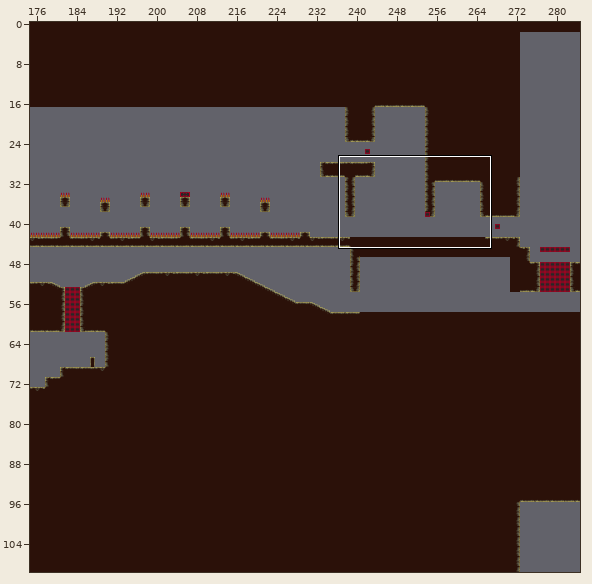
Tiled map -- maps/rooms/maps/map_mountain01.tmx. Above: a wide view before the commit, with the close-up outlined.
Close-up. The starting point:
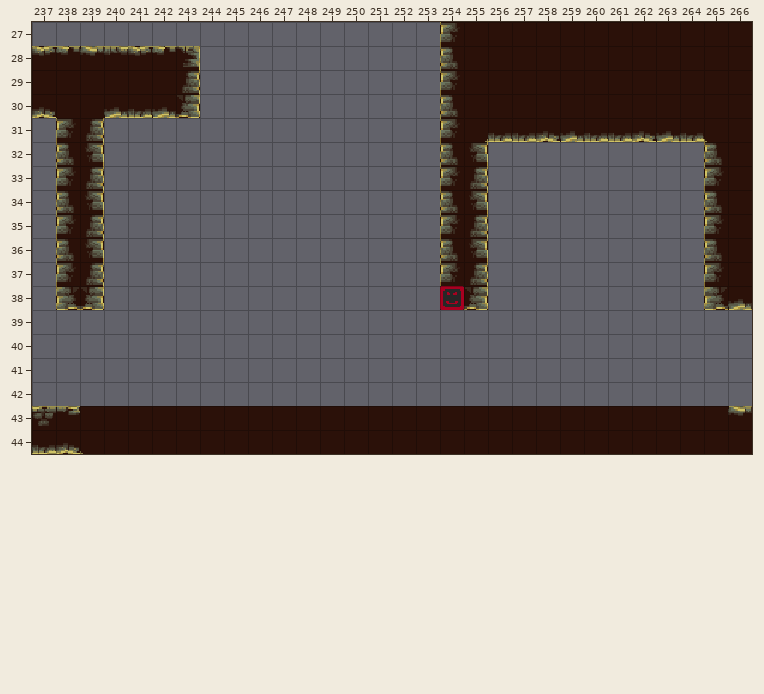
Cells are 16x16 px. Shown: x 237..266, y 27..44. The commit also changed other parts of the map, which this record leaves out.
Now the later version:
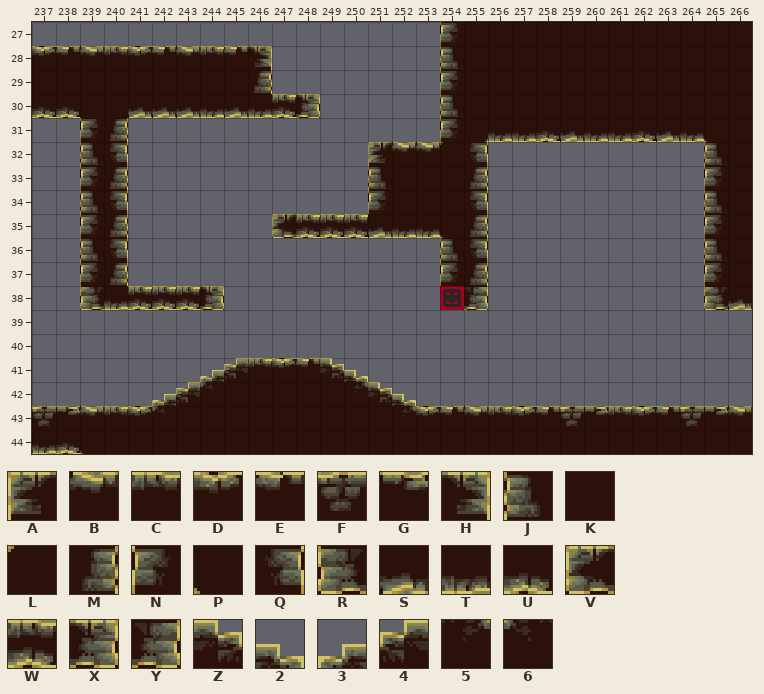
Key: from "tiles0": A 0, B 1, C 2, D 3, E 4, F 5, G 6, H 7, J 16, K 17, L 21, M 23, N 32, P 37, Q 39, R 48, S 49, T 50, U 51, V 52, W 53, X 54, Y 55, Z 136, 2 137, 3 140, 4 141, 5 153, 6 156.
_ is an empty cell.
From old to new:
Layer "front":
There is now tile 2 in row 41 at x 250; in row 42 at x 252.
There is now tile 3 in row 41 at x 244; in row 42 at x 242.
There is now tile 4 in row 41 at x 245; in row 42 at x 243.
The edit turns tile K into tile 5 in row 43 at x 252.
There is now tile 5 in row 42 at x 250.
The edit turns tile K into tile 6 in row 43 at x 242.
There is now tile 6 in row 42 at x 244.
There is now tile A in row 32 at x 251.
The edit turns tile H into tile B in row 28 at x 243.
The edit turns tile K into tile B in row 43 at x 239 and 255.
There is now tile B in row 32 at x 252 to 253.
The edit turns tile K into tile C in row 43 at x 240, 256 and 261.
There is now tile C in row 28 at x 244; in row 41 at x 246.
The edit turns tile K into tile D in row 43 at x 241, 253, 257 and 262.
There is now tile D in row 41 at x 247.
The edit turns tile K into tile E in row 43 at x 254, 258 and 263.
There is now tile E in row 28 at x 245; in row 41 at x 248.
The edit turns tile K into tile F in row 43 at x 259 and 264.
The edit turns tile K into tile G in row 43 at x 260 and 265.
There is now tile H in row 28 at x 246.
The edit turns tile Q into tile J in row 32 at x 239; in row 34 at x 239; in row 36 at x 239.
There is now tile J in row 33 at x 251.
The edit turns tile J into tile K in row 34 at x 254.
The edit turns tile M into tile K in row 29 at x 243.
The edit turns tile N into tile K in row 33 at x 254.
The edit turns tile S into tile K in row 30 at x 240.
There is now tile K in row 29 at x 244 to 245; in rows 33 to 34 at x 252 to 253; in row 42 at x 245 to 249.
The edit turns tile J into tile L in row 32 at x 254.
There is now tile M in row 29 at x 246; in row 31 at x 240; in row 33 at x 240; in row 35 at x 240; in row 37 at x 240.
The edit turns tile M into tile N in row 31 at x 239; in row 33 at x 239; in row 35 at x 239; in row 37 at x 239.
There is now tile N in row 34 at x 251.
The edit turns tile N into tile P in row 35 at x 254.
There is now tile Q in row 32 at x 240; in row 34 at x 240; in row 36 at x 240.
The edit turns tile Y into tile R in row 38 at x 239.
The edit turns tile T into tile S in row 30 at x 241.
The edit turns tile Y into tile S in row 30 at x 243.
There is now tile S in row 30 at x 245; in row 35 at x 251.
There is now tile T in row 30 at x 244 and 246; in row 35 at x 252 to 253; in row 38 at x 240.
The edit turns tile K into tile U in row 30 at x 238.
There is now tile V in row 35 at x 247.
There is now tile W in row 30 at x 247; in row 35 at x 248 to 250; in row 38 at x 241 to 243.
There is now tile X in row 30 at x 248; in row 38 at x 244.
There is now tile Z in row 41 at x 249; in row 42 at x 251.
The author cleared tile J in row 32 at x 238; in row 34 at x 238; in row 36 at x 238.
The author cleared tile N in row 31 at x 238; in row 33 at x 238; in row 35 at x 238; in row 37 at x 238.
The author cleared tile R in row 38 at x 238.
Pixel boxes of the changes (left, top, right, bottom) in both close-ups:
changed: (56, 46, 460, 310)
changed: (80, 358, 728, 426)
